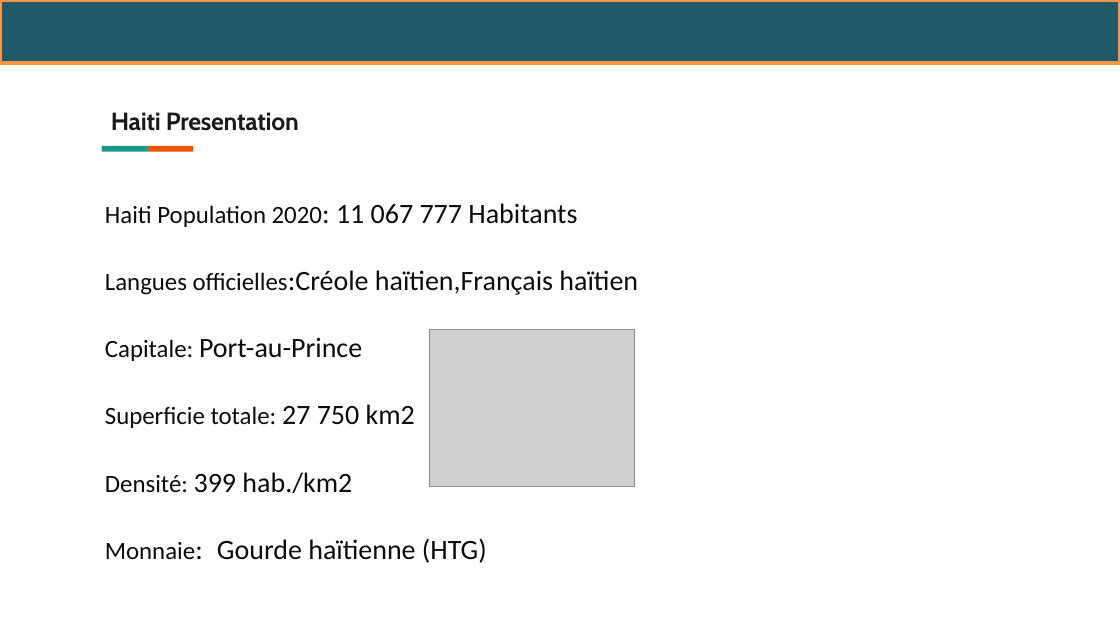
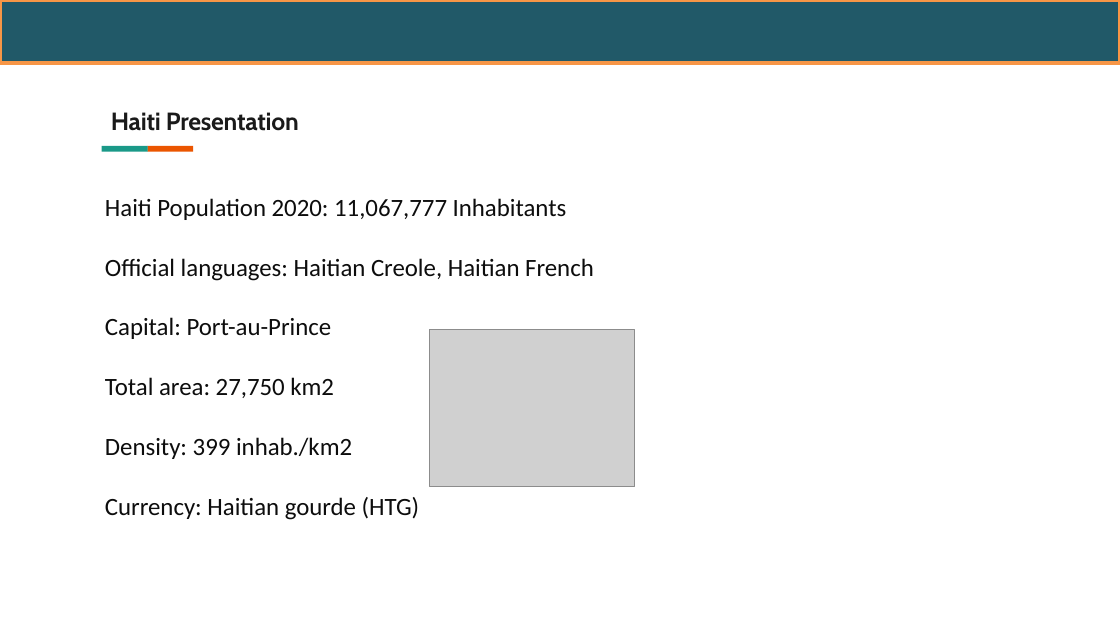
Before and after one commit to Thermoris1212/Ayiti-Analytics-Capstone-project, a slide deck: slide 2 of présentationCapstone.pptx. Drawn at 1120x630 pixels with LibreOffice and Linux fonts; fonts in the diff are those of the drawing; grey boxes stand for pictures; background and template pictures are left out. Boxes give left, top, right and bottom in pixels: in the first picture for what was removed or moved away, otherwise in the second. Text is boxed around its words. In the diff, an @@ line names an element or a change of style, - is before the commit and + after.

```diff
--- a/présentationCapstone.pptx
+++ b/présentationCapstone.pptx
@@ text at box(105, 198, 594, 520): text changed; size 18 to 16 pt @@
-Haiti Population 2020: 11 067 777 Habitants
-Langues officielles:Créole haïtien,Français haïtien
-Capitale: Port-au-Prince
-Superficie totale: 27 750 km2
-Densité: 399 hab./km2
-Monnaie: Gourde haïtienne (HTG)
+Haiti Population 2020: 11,067,777 Inhabitants
+Official languages: Haitian Creole, Haitian French
+Capital: Port-au-Prince
+Total area: 27,750 km2
+Density: 399 inhab./km2
+Currency: Haitian gourde (HTG)
```
Also in this commit, not shown: 9 other slides changed, 8 slides added, 2 slides removed, 2 other files.
